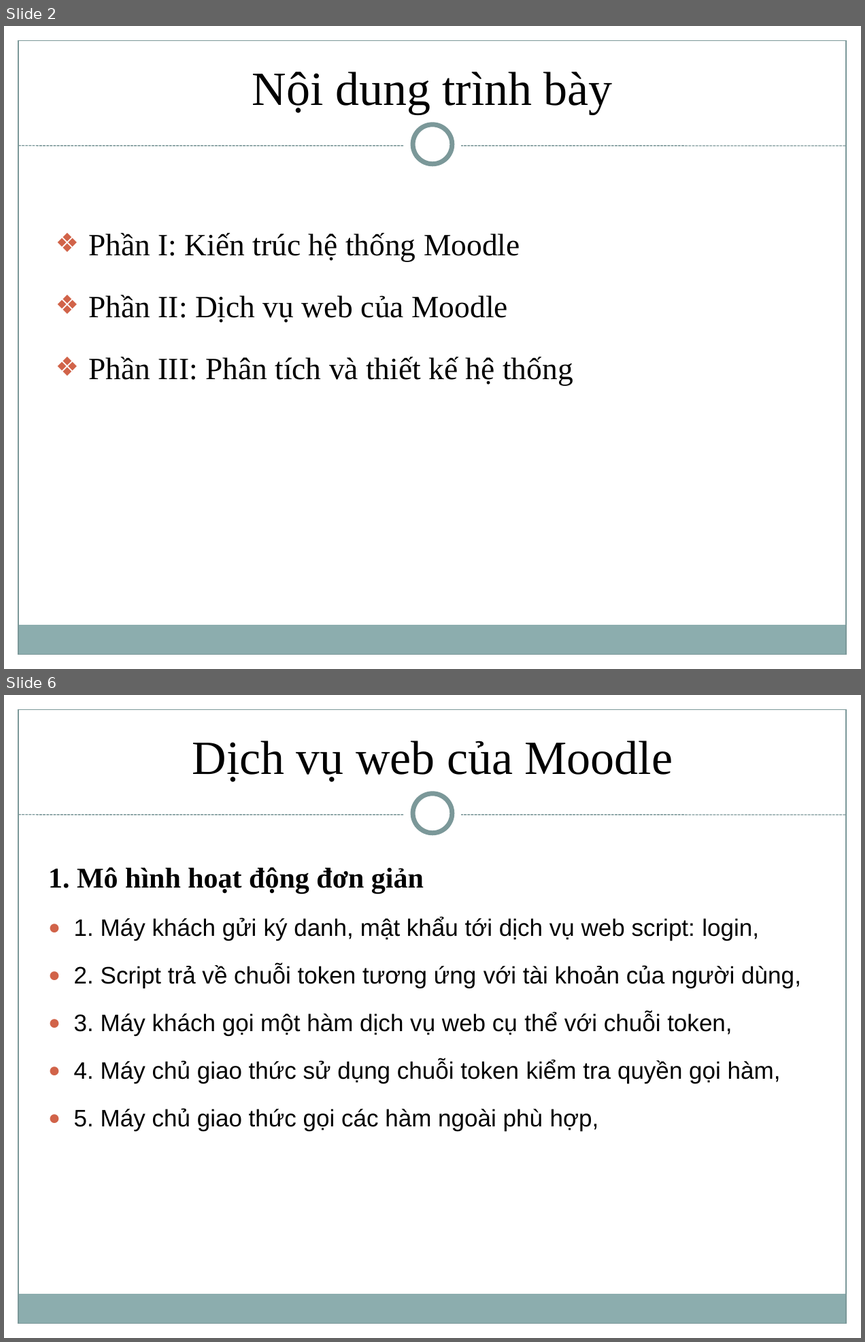
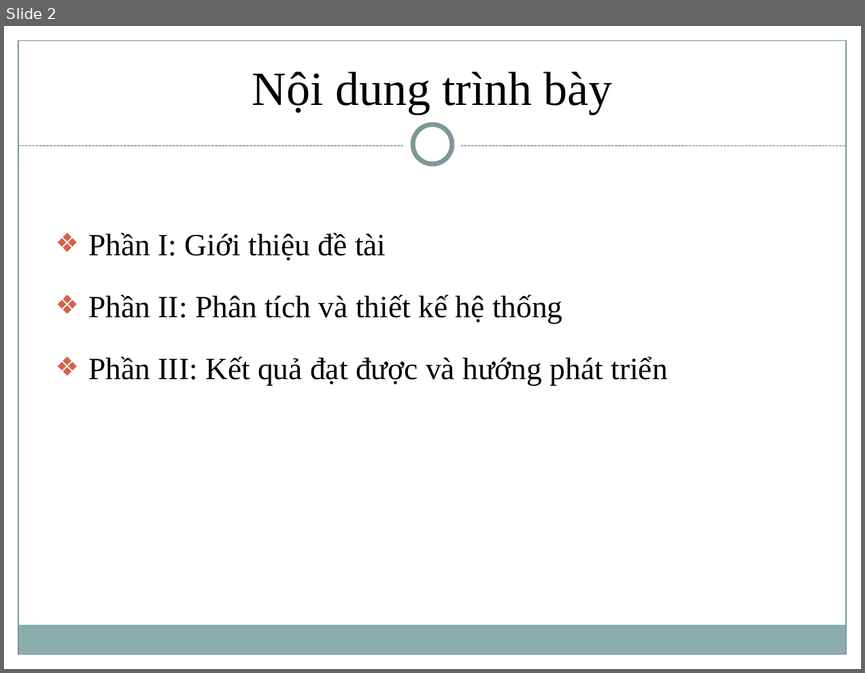
Before and after one commit to trungvdhp/cong-thong-tin-sv, a slide deck: BaoCao/Moodle/Reports/Vimaru-Moodle-Slide.pptx. Shown one above the other, each under a label of ours: slides 2 and 6 before the commit, slide 2 after it; the slides between them are not shown. The pictures are 865x1342 and 865x673 pixels, drawn with LibreOffice and Linux fonts; fonts in the diff are those of the drawing. Boxes give left, top, right and bottom in pixels: in the first picture for what was removed or moved away, otherwise in the second. Text is boxed around its words. In the diff, an @@ line names an element or a change of style, - is before the commit and + after.

```diff
--- a/BaoCao/Moodle/Reports/Vimaru-Moodle-Slide.pptx
+++ b/BaoCao/Moodle/Reports/Vimaru-Moodle-Slide.pptx
@@ slide 6 removed at <box>4,695,861,1338</box>, background #FFFFFF; not listed: 8 template elements that a slide beside it also shows @@
@@ text removed at <box>192,741,673,782</box> @@
-Dịch vụ web của Moodle
@@ text removed at <box>48,867,801,1131</box> @@
-1. Mô hình hoạt động đơn giản
-● 1. Máy khách gửi ký danh, mật khẩu tới dịch vụ web script: login,
-● 2. Script trả về chuỗi token tương ứng với tài khoản của người dùng,
-● 3. Máy khách gọi một hàm dịch vụ web cụ thể với chuỗi token,
-● 4. Máy chủ giao thức sử dụng chuỗi token kiểm tra quyền gọi hàm,
-● 5. Máy chủ giao thức gọi các hàm ngoài phù hợp,
@@ slide 2 changed as well @@
@@ text at <box>88,233,668,385</box>: text changed @@
-❖ Phần I: Kiến trúc hệ thống Moodle
-❖ Phần II: Dịch vụ web của Moodle
-❖ Phần III: Phân tích và thiết kế hệ thống
+❖ Phần I: Giới thiệu đề tài
+❖ Phần II: Phân tích và thiết kế hệ thống
+❖ Phần III: Kết quả đạt được và hướng phát triển
```
Also in this commit, not shown: 15 other slides changed, 2 slides added, 9 other slides removed, 37 other files.
